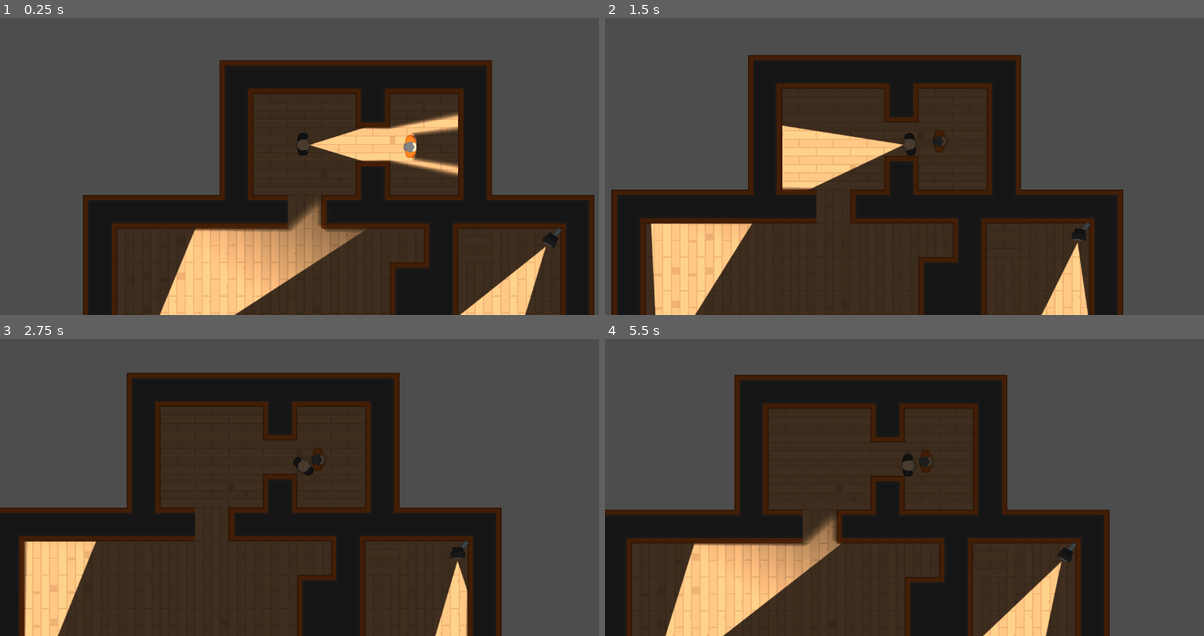
Above: before the commit, frames 1-4 (two rows, left to right).
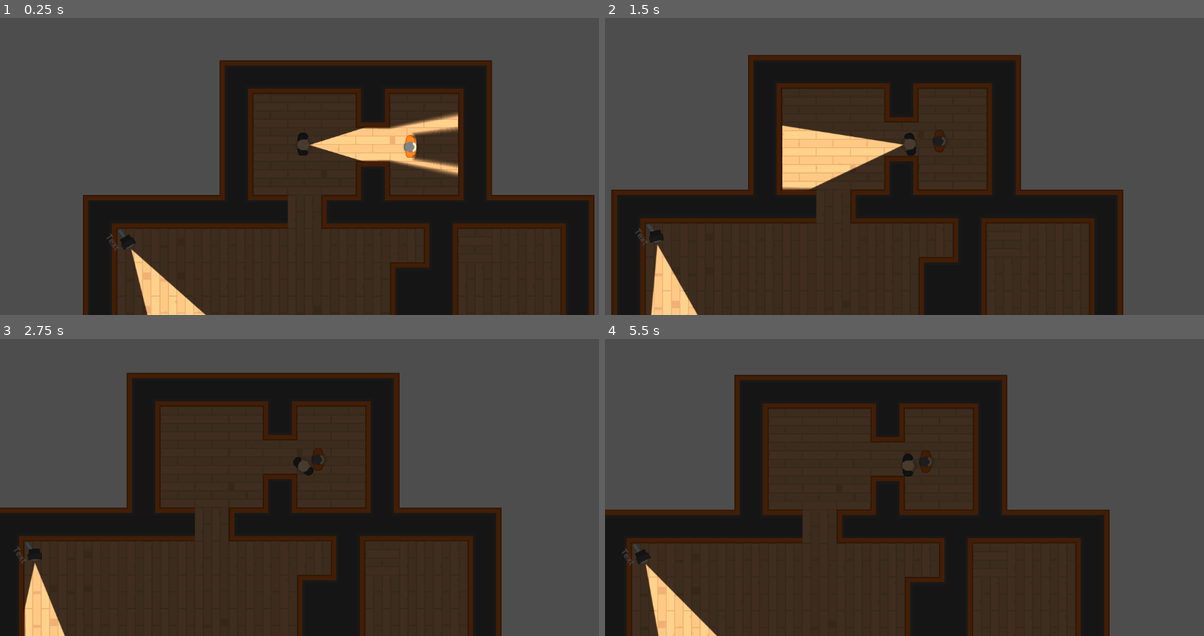
Above: after the commit, the same moments.

Repository: kui-v/HeistMeisters
Game: Godot game, scene res://levels/template_level.tscn
Same seed, same stepped clock (60 frames per second), same inputs: the game is played once before the commit and once after it.
Inputs (mouse positions are in pixels of both pictures, inside the frame that each line leads up to):
- Up to frame 1 (0.25 s): no input
- Up to frame 2 (1.5 s): move the mouse to (1042, 127) at 0.52 s; hold D (move_right) 0.53-1.28 s; tap Q (torch_toggle) at 0.6, 1.35 s; move the mouse to (784, 160) at 1.27 s; hold S (move_down) from 1.28 s (still down)
- Up to frame 3 (2.75 s): move the mouse to (365, 389) at 2.02 s; release S (move_down) at 2.03 s; hold D (move_right) from 2.03 s (still down); tap Q (torch_toggle) at 2.1 s
- Up to frame 4 (5.5 s): tap Enter at 2.75 s; move the mouse to (880, 535) at 2.77 s; release D (move_right) at 2.78 s; hold W (move_up) 2.78-3.53 s; tap Q (torch_toggle) every 0.75 s from 2.85 to 5.1 s; tap Space at 3.5 s; move the mouse to (1090, 517) at 3.52 s; hold A (move_left) 3.53-5.03 s; move the mouse to (724, 413) at 4.27 s; move the mouse to (940, 466) at 5.02 s; hold S (move_down) from 5.03 s (still down)

The runs differ from the first frame. In frame 1, 8.2% of the frame differs, in the area x 17-94%, y 62-100%; in frame 2, 4.0%; in frame 3, 3.0%; in frame 4, 7.4%.

Commit message:
added camera detection functionality

Diff:
--- /dev/null
+++ b/characters/npc/CameraBody.gd
@@ -0,0 +1,29 @@
+extends "res://characters/template_character.gd"
+
+const FOV_TOLERANCE : int = 20
+const RED : Color = Color(1.0,0.25,0.25)
+const WHITE : Color = Color(1.0,1.0,1.0)
+
+var Player # capital P player for object Player
+
+func _ready():
+	Player = get_node("../../../Player") # camera should always be in Level/Cameras/Camera
+#	print(get_node("../../../Player").name)
+#	Player = get_node("../Player")
+#	print(get_tree().get_root().get_children()[0].name)
+
+
+func _process(delta):
+	if Player_in_fov():
+		$Torch.color = RED
+	else:
+		$Torch.color = WHITE
+
+
+func Player_in_fov():
+	var npc_facing_direction : Vector2 = Vector2(1,0).rotated(global_rotation)
+	var direction_to_Player : Vector2 = (Player.position - global_position).normalized()
+	if abs(direction_to_Player.angle_to(npc_facing_direction)) < deg_to_rad(FOV_TOLERANCE):
+		return true
+	else:
+		return false
--- a/characters/npc/camera.tscn
+++ b/characters/npc/camera.tscn
@@ -1,16 +1,17 @@
-[gd_scene load_steps=7 format=3 uid="uid://dgt7tdyor61nv"]
+[gd_scene load_steps=8 format=3 uid="uid://dgt7tdyor61nv"]
 
 [ext_resource type="Texture2D" uid="uid://crjuirg3udxyv" path="res://assets/GFX/PNG/Tiles/tile_463.png" id="1_g4wp4"]
 [ext_resource type="Texture2D" uid="uid://dkdmv86kqtqb1" path="res://assets/GFX/PNG/Tiles/tile_536.png" id="2_kninq"]
+[ext_resource type="Script" path="res://characters/npc/CameraBody.gd" id="2_q43ia"]
 [ext_resource type="PackedScene" uid="uid://dx0c1ugu5hwoq" path="res://lightmaps/torch.tscn" id="3_6y853"]
 
 [sub_resource type="RectangleShape2D" id="RectangleShape2D_ogmxx"]
 
-[sub_resource type="Animation" id="Animation_6r2mq"]
-resource_name = "camera_rotation"
+[sub_resource type="Animation" id="Animation_x6khr"]
+resource_name = "camera_pan"
 length = 12.0
 loop_mode = 1
-step = 0.5
+step = 1.0
 tracks/0/type = "value"
 tracks/0/imported = false
 tracks/0/enabled = true
@@ -21,12 +22,12 @@
 "times": PackedFloat32Array(0, 2, 4, 6, 8, 10, 12),
 "transitions": PackedFloat32Array(1, 1, 1, 1, 1, 1, 1),
 "update": 0,
-"values": [1.5708, 0.872665, 0.872665, 1.5708, 2.26893, 2.26893, 1.5708]
+"values": [0.0, 0.523599, 0.523599, 0.0, -0.523599, -0.523599, 0.0]
 }
 
-[sub_resource type="AnimationLibrary" id="AnimationLibrary_eputr"]
+[sub_resource type="AnimationLibrary" id="AnimationLibrary_nogvp"]
 _data = {
-"camera_rotation": SubResource("Animation_6r2mq")
+"camera_pan": SubResource("Animation_x6khr")
 }
 
 [node name="Camera" type="Node2D"]
@@ -38,10 +39,11 @@
 
 [node name="CameraBody" type="CharacterBody2D" parent="."]
 position = Vector2(26, 0)
-rotation = 0.981748
+script = ExtResource("2_q43ia")
 metadata/_edit_group_ = true
 
 [node name="BodySprite" type="Sprite2D" parent="CameraBody"]
+rotation = 1.5708
 scale = Vector2(0.5, 0.5)
 texture = ExtResource("2_kninq")
 
@@ -50,10 +52,16 @@
 disabled = true
 
 [node name="Torch" parent="CameraBody" instance=ExtResource("3_6y853")]
-rotation = -1.5708
 
 [node name="AnimationPlayer" type="AnimationPlayer" parent="CameraBody"]
-autoplay = "camera_rotation"
+autoplay = "camera_pan"
 libraries = {
-"": SubResource("AnimationLibrary_eputr")
+"": SubResource("AnimationLibrary_nogvp")
 }
+
+[node name="Label" type="Label" parent="."]
+offset_left = -6.0
+offset_top = 11.0
+offset_right = 34.0
+offset_bottom = 37.0
+text = "Text"
--- a/levels/template_level.tscn
+++ b/levels/template_level.tscn
@@ -23,11 +23,5 @@
 [node name="Cameras" type="Node" parent="."]
 
 [node name="Camera" parent="Cameras" instance=ExtResource("4_slugx")]
-position = Vector2(-452, 447)
-rotation = -0.785398
-scale = Vector2(1, 1)
-
-[node name="Camera2" parent="Cameras" instance=ExtResource("4_slugx")]
-position = Vector2(386, 130)
-rotation = 2.25946
-scale = Vector2(1, 1)
+position = Vector2(-447, 132)
+rotation = 0.968286
